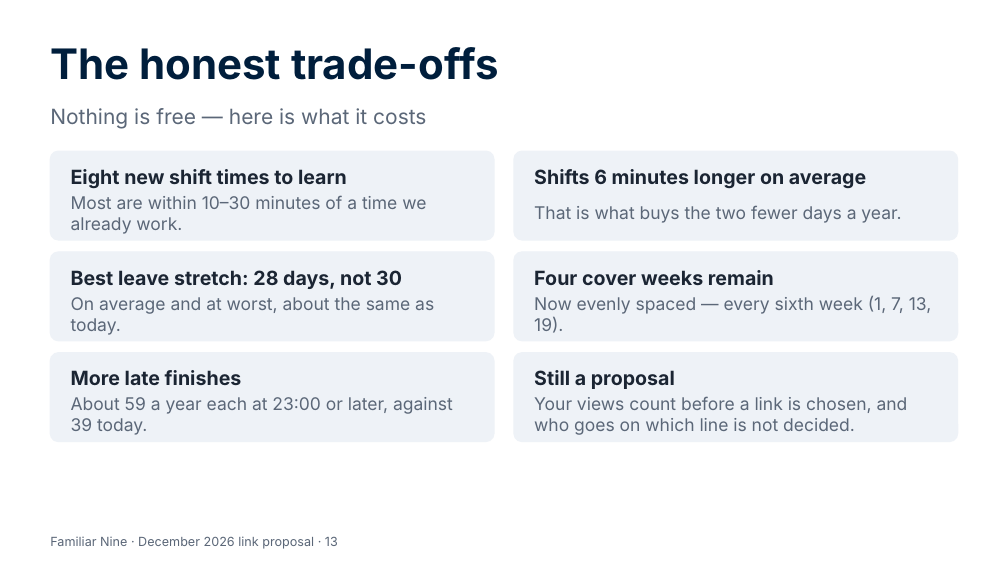
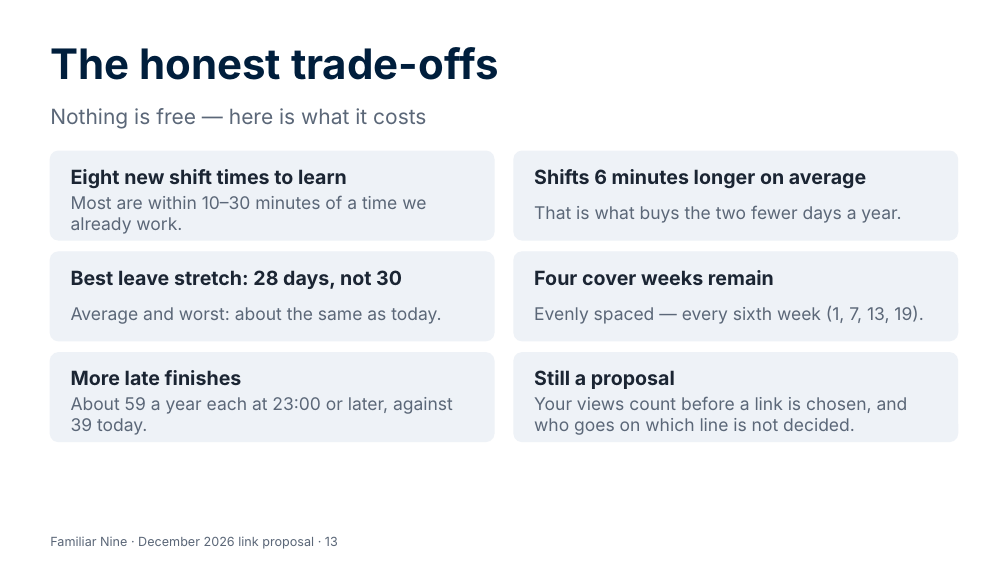
Before and after one commit to Garethdavidmiller/roster-app, a slide deck: slide 13 of docs/proposals/presentations/Familiar-Nine-for-colleagues.pptx. Drawn at 1008x567 pixels with LibreOffice and Linux fonts; fonts in the diff are those of the drawing. Boxes give left, top, right and bottom in pixels: in the first picture for what was removed or moved away, otherwise in the second. Text is boxed around its words. In the diff, an @@ line names an element or a change of style, - is before the commit and + after.

```diff
--- a/docs/proposals/presentations/Familiar-Nine-for-colleagues.pptx
+++ b/docs/proposals/presentations/Familiar-Nine-for-colleagues.pptx
@@ text at (71,307,441,324): text changed @@
-On average and at worst, about the same as today.
+Average and worst: about the same as today.
@@ text at (534,306,923,324): text changed @@
-Now evenly spaced — every sixth week (1, 7, 13, 19).
+Evenly spaced — every sixth week (1, 7, 13, 19).
```
Also in this commit, not shown: 4 other files.
